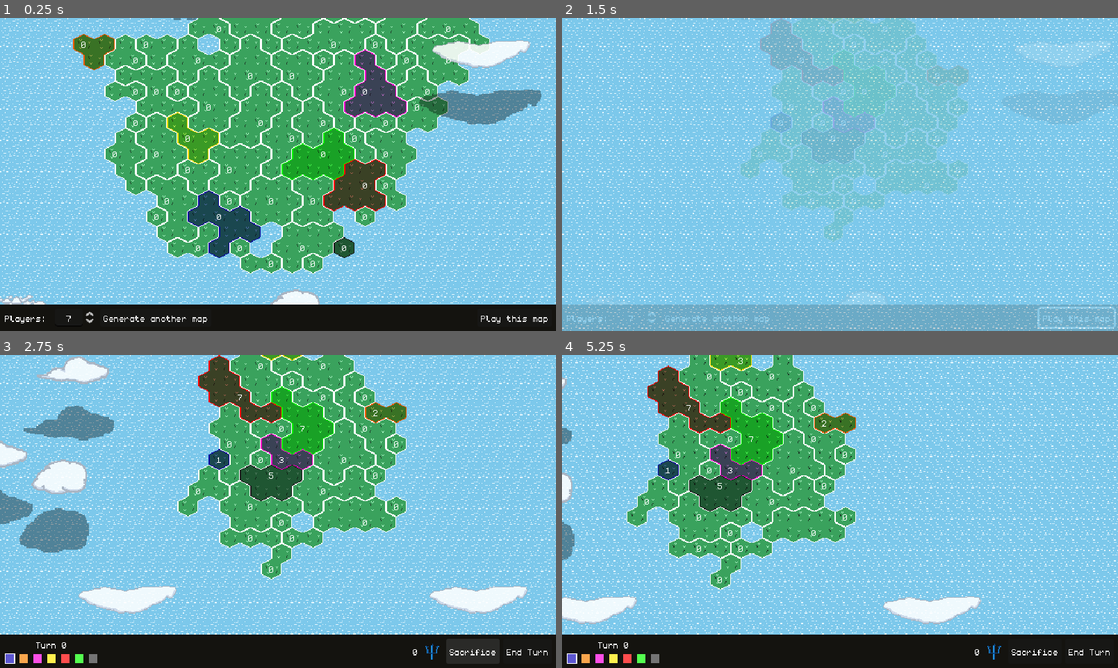
Above: before the commit, frames 1-4 (two rows, left to right).
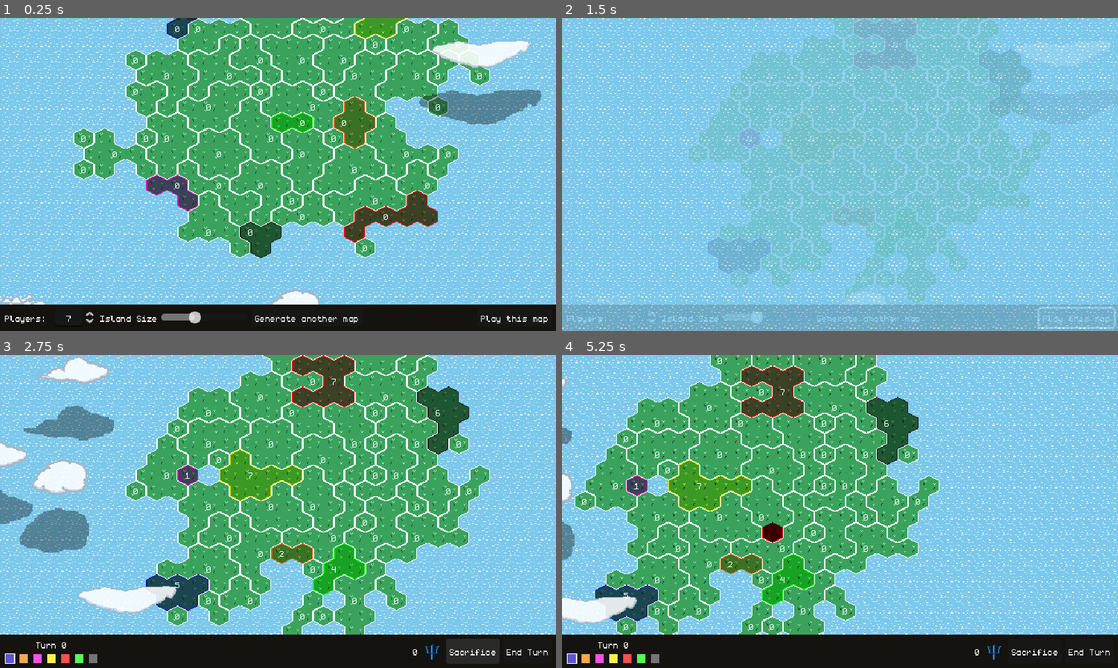
Above: after the commit, the same moments.

Repository: feored/LD54
Game: Godot game, scene res://scenes/map_generator/map_generator.tscn
Two runs of this game, one before a commit and one after it. Both use one fixed random seed, a clock stepped at 60 frames per second and the inputs below. This scene is started directly instead of the project's main scene.
Inputs (mouse positions are in pixels of both pictures, inside the frame that each line leads up to):
- Up to frame 1 (0.25 s): no input
- Up to frame 2 (1.5 s): click "Generate another map" at 0.5 s; click "Play this map" at 1.25 s
- Up to frame 3 (2.75 s): click "Sacrifice" at 2 s
- Up to frame 4 (5.25 s): move the mouse to (962, 495) at 2.77 s; hold D (map_right) 2.78-3.5 s; click (962, 495) at 2.92 s; drag from (728, 527) to (812, 574) at 3.52 s; move the mouse to (895, 442) at 4.27 s; hold D (map_right) 4.28-5 s; drag from (812, 574) to (673, 464) at 5.02 s

The runs differ from the first frame. In frame 1, 22% of the frame differs, in the area x 13-89%, y 0-98%; in frame 2, 7.4%; in frame 3, 31%; in frame 4, 31%, in the area x 2-76%, y 0-90%.

Commit message:
Add island size slider in map generator.

Diff:
--- a/scenes/main/main.gd
+++ b/scenes/main/main.gd
@@ -235,8 +235,6 @@
 				messenger.set_message("My lord, we cannot leave this region undefended!")
 			clear_selected_region()
 
-
-
 func next_turn():
 	self.world.clear_regions_used()
 	Settings.input_locked = true
--- a/scenes/map_generator/map_generator.gd
+++ b/scenes/map_generator/map_generator.gd
@@ -2,12 +2,17 @@
 
 
 @onready var world = $"World"
+@onready var island_size_slider = $"%IslandSizeSlider"
 var teams = []
 var selected_team_num = 7
+var island_size = Constants.ISLAND_SIZE_DEFAULT
 
 
 # Called when the node enters the scene tree for the first time.
 func _ready():
+	island_size_slider.min_value = Constants.ISLAND_SIZE_MIN
+	island_size_slider.max_value = Constants.ISLAND_SIZE_MAX
+	island_size_slider.value = island_size
 	self.world.init(Callable())
 	self.gen_world()
 
@@ -28,7 +33,7 @@
 
 func gen_world():
 	self.world.clear_island()
-	self.world.generate_island()
+	self.world.generate_island(self.island_size)
 	self.add_teams()
 
 
@@ -53,3 +58,12 @@
 func _on_play_btn_pressed():
 	Settings.current_map = get_save_data()
 	await SceneTransition.change_scene(SceneTransition.SCENE_MAIN_GAME)
+
+
+func _on_island_size_slider_value_changed(value):
+	island_size = value
+
+
+func _on_island_size_slider_drag_ended(value_changed):
+	if value_changed:
+		self.gen_world()
--- a/scenes/map_generator/map_generator.tscn
+++ b/scenes/map_generator/map_generator.tscn
@@ -40,20 +40,43 @@
 layout_mode = 2
 size_flags_horizontal = 3
 
-[node name="Label" type="Label" parent="SelectionUI/PanelContainer/MarginContainer/HBoxContainer/HBoxContainer"]
+[node name="HBoxContainer" type="HBoxContainer" parent="SelectionUI/PanelContainer/MarginContainer/HBoxContainer/HBoxContainer"]
+layout_mode = 2
+
+[node name="Label" type="Label" parent="SelectionUI/PanelContainer/MarginContainer/HBoxContainer/HBoxContainer/HBoxContainer"]
 layout_mode = 2
 size_flags_vertical = 1
 text = "Players: "
 horizontal_alignment = 1
 vertical_alignment = 1
 
-[node name="TeamNum" type="SpinBox" parent="SelectionUI/PanelContainer/MarginContainer/HBoxContainer/HBoxContainer"]
+[node name="TeamNum" type="SpinBox" parent="SelectionUI/PanelContainer/MarginContainer/HBoxContainer/HBoxContainer/HBoxContainer"]
 layout_mode = 2
 min_value = 2.0
 max_value = 7.0
 value = 7.0
 rounded = true
 alignment = 1
+
+[node name="HBoxContainer2" type="HBoxContainer" parent="SelectionUI/PanelContainer/MarginContainer/HBoxContainer/HBoxContainer"]
+layout_mode = 2
+
+[node name="Label" type="Label" parent="SelectionUI/PanelContainer/MarginContainer/HBoxContainer/HBoxContainer/HBoxContainer2"]
+layout_mode = 2
+size_flags_vertical = 1
+text = "Island Size"
+horizontal_alignment = 1
+vertical_alignment = 1
+
+[node name="IslandSizeSlider" type="HSlider" parent="SelectionUI/PanelContainer/MarginContainer/HBoxContainer/HBoxContainer/HBoxContainer2"]
+unique_name_in_owner = true
+custom_minimum_size = Vector2(100, 0)
+layout_mode = 2
+size_flags_vertical = 4
+min_value = 0.1
+max_value = 1.0
+step = 0.01
+value = 0.25
 
 [node name="GenerateBtn" type="Button" parent="SelectionUI/PanelContainer/MarginContainer/HBoxContainer/HBoxContainer"]
 layout_mode = 2
@@ -63,6 +86,8 @@
 layout_mode = 2
 text = "Play this map"
 
-[connection signal="value_changed" from="SelectionUI/PanelContainer/MarginContainer/HBoxContainer/HBoxContainer/TeamNum" to="." method="_on_team_num_value_changed"]
+[connection signal="value_changed" from="SelectionUI/PanelContainer/MarginContainer/HBoxContainer/HBoxContainer/HBoxContainer/TeamNum" to="." method="_on_team_num_value_changed"]
+[connection signal="drag_ended" from="SelectionUI/PanelContainer/MarginContainer/HBoxContainer/HBoxContainer/HBoxContainer2/IslandSizeSlider" to="." method="_on_island_size_slider_drag_ended"]
+[connection signal="value_changed" from="SelectionUI/PanelContainer/MarginContainer/HBoxContainer/HBoxContainer/HBoxContainer2/IslandSizeSlider" to="." method="_on_island_size_slider_value_changed"]
 [connection signal="pressed" from="SelectionUI/PanelContainer/MarginContainer/HBoxContainer/HBoxContainer/GenerateBtn" to="." method="_on_generate_btn_pressed"]
 [connection signal="pressed" from="SelectionUI/PanelContainer/MarginContainer/HBoxContainer/PlayBtn" to="." method="_on_play_btn_pressed"]
--- a/scripts/constants.gd
+++ b/scripts/constants.gd
@@ -3,7 +3,7 @@
 ## World constants
 const TILE_SIZE = 24
 const WORLD_CENTER = Vector2i(512 / 24 / 2, 288 / 24 / 2)
-const WORLD_BOUNDS = Vector2i(15, 10)
+const WORLD_BOUNDS = Vector2i(15, 15)
 const WORLD_CAMERA_BOUNDS = Vector2i(35, 25)
 const NEIGHBORS = [
 	TileSet.CELL_NEIGHBOR_RIGHT_SIDE,
@@ -30,6 +30,9 @@
 const MAX_TEAMS = 7
 const BLENDING_MODULATE_ALPHA = 0.6
 const CAMERA_SPEED = 5
+const ISLAND_SIZE_DEFAULT = 0.25
+const ISLAND_SIZE_MIN = 0.1
+const ISLAND_SIZE_MAX = 0.5
 
 ## Null values
 const NULL_COORDS = Vector2i(-9999, -9999)
--- a/world/world.gd
+++ b/world/world.gd
@@ -56,9 +56,9 @@
 	self.regions_used.clear()
 
 
-func generate_island():
+func generate_island(island_size = Constants.ISLAND_SIZE_DEFAULT):
 	const n_tiles_max = Constants.WORLD_BOUNDS.x * Constants.WORLD_BOUNDS.y * 4
-	var n_tiles_target = round(n_tiles_max * Utils.rng.randf_range(0.1, 0.5))
+	var n_tiles_target = round(n_tiles_max * island_size)
 	spawn_cell(Constants.WORLD_CENTER, Constants.NULL_TEAM)
 	var used_cells_coords = self.tiles.keys()
 	while ((used_cells_coords.size() < n_tiles_target)):
